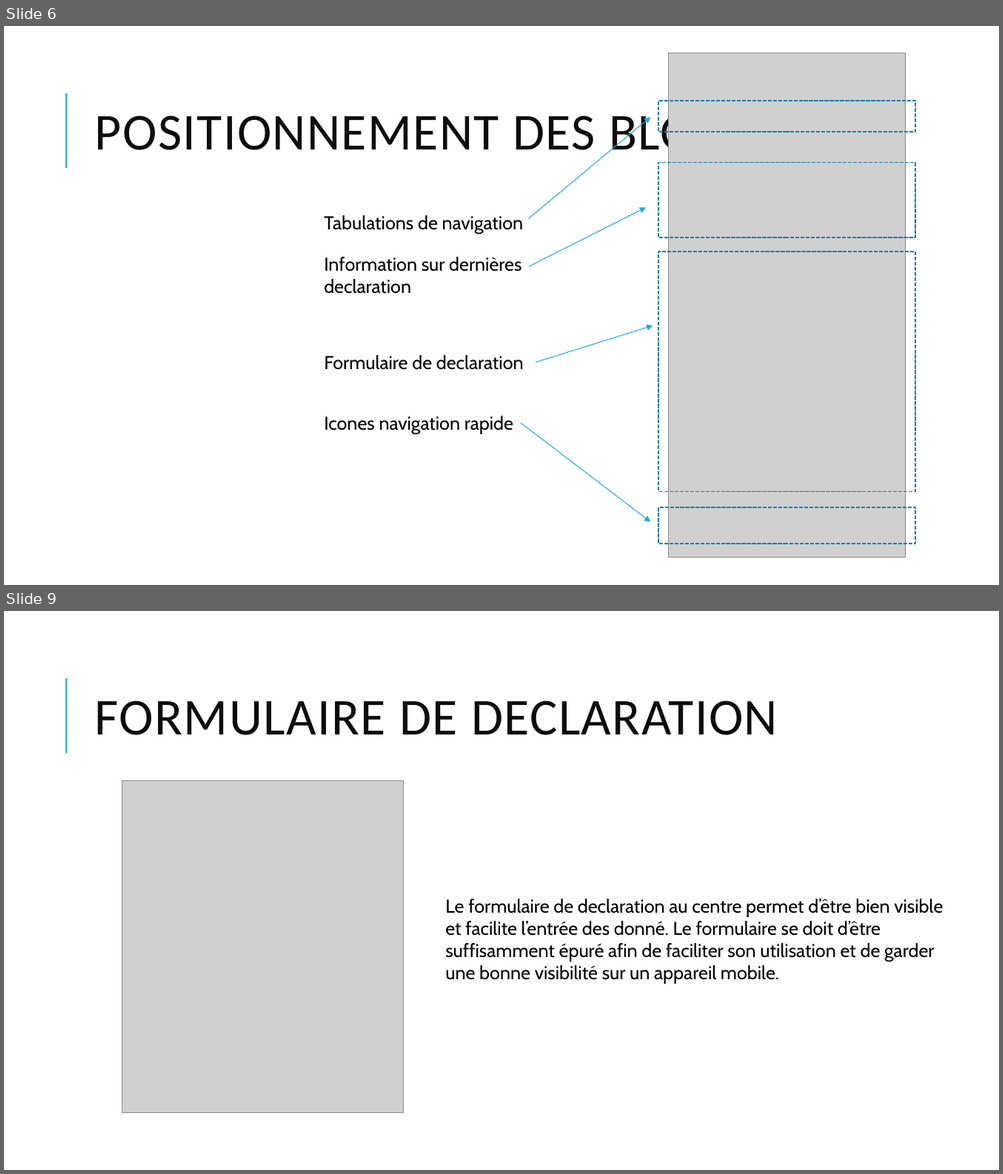
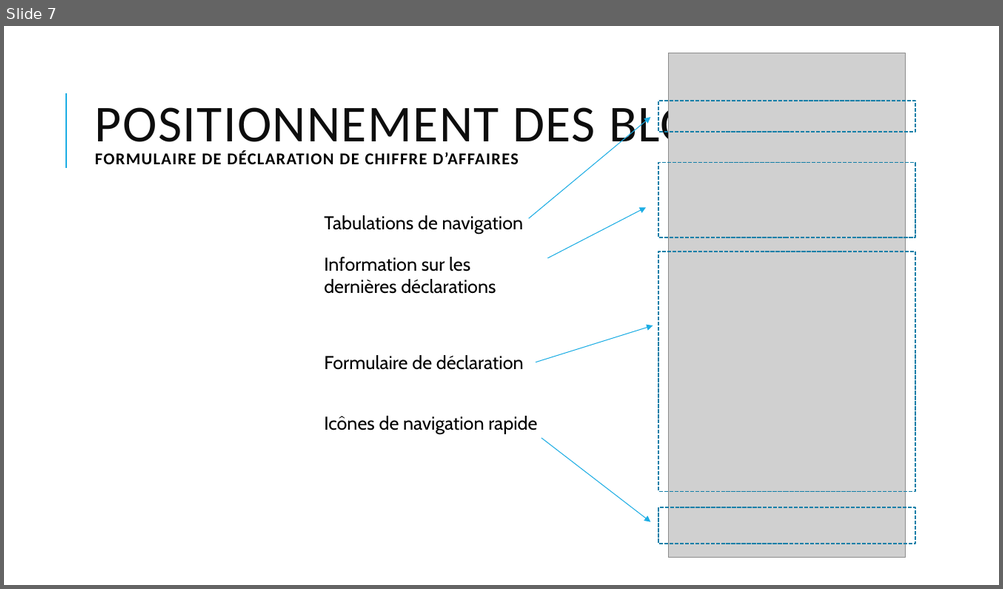
Before and after one commit to AmauryDoux/UrssaffMobile, a slide deck: AmauryDoux-UrssafMobile presentation.pptx. Shown one above the other, each under a label of ours: slides 6 and 9 before the commit, slide 7 after it; the slides between them are not shown. The pictures are 1003x1174 and 1003x589 pixels, drawn with LibreOffice and Linux fonts; fonts in the diff are those of the drawing; grey boxes stand for pictures. Boxes give left, top, right and bottom in pixels: in the first picture for what was removed or moved away, otherwise in the second. Text is boxed around its words. In the diff, an @@ line names an element or a change of style, - is before the commit and + after.

```diff
--- a/AmauryDoux-UrssafMobile presentation.pptx
+++ b/AmauryDoux-UrssafMobile presentation.pptx
@@ slide 9 removed at (x1=4, y1=611, x2=999, y2=1170), background #FFFFFF; not listed: 1 template element that a slide beside it also shows @@
@@ title removed at (x1=95, y1=701, x2=777, y2=735) @@
-FORMULAIRE DE DECLARATION
@@ picture removed at (x1=122, y1=781, x2=403, y2=1113) @@
@@ text removed at (x1=445, y1=899, x2=942, y2=984) @@
-Le formulaire de declaration au centre permet d’être bien visible et facilite l’entrée des donné. Le formulaire se doit d’être suffisamment épuré afin de faciliter son utilisation et de garder une bonne visibilité sur un appareil mobile.
@@ what was slide 6 is now slide 7 @@
@@ slide 7 changed as well @@
@@ title at (x1=95, y1=99, x2=747, y2=164): text changed; size 50 to 16 pt; text colour #0D0D0D to #000000; bold on @@
-POSITIONNEMENT DES BLOCS
+POSITIONNEMENT DES BLOCS
+FORMULAIRE DE DÉCLARATION DE CHIFFRE D’AFFAIRES
@@ arrow moved from (529, 267) - (646, 207) to (548, 258) - (646, 207) @@
@@ text at (x1=324, y1=257, x2=495, y2=294): text changed @@
-Information sur dernières declaration
+Information sur les dernières déclarations
@@ text at (x1=324, y1=355, x2=523, y2=370): text changed @@
-Formulaire de declaration
+Formulaire de déclaration
@@ text at (x1=324, y1=416, x2=537, y2=434): text changed @@
-Icones navigation rapide
+Icônes de navigation rapide
@@ arrow moved from (521, 423) - (650, 522) to (541, 439) - (650, 522) @@
```
Also in this commit, not shown: 6 other slides changed, 4 slides added, 4 other slides removed.
